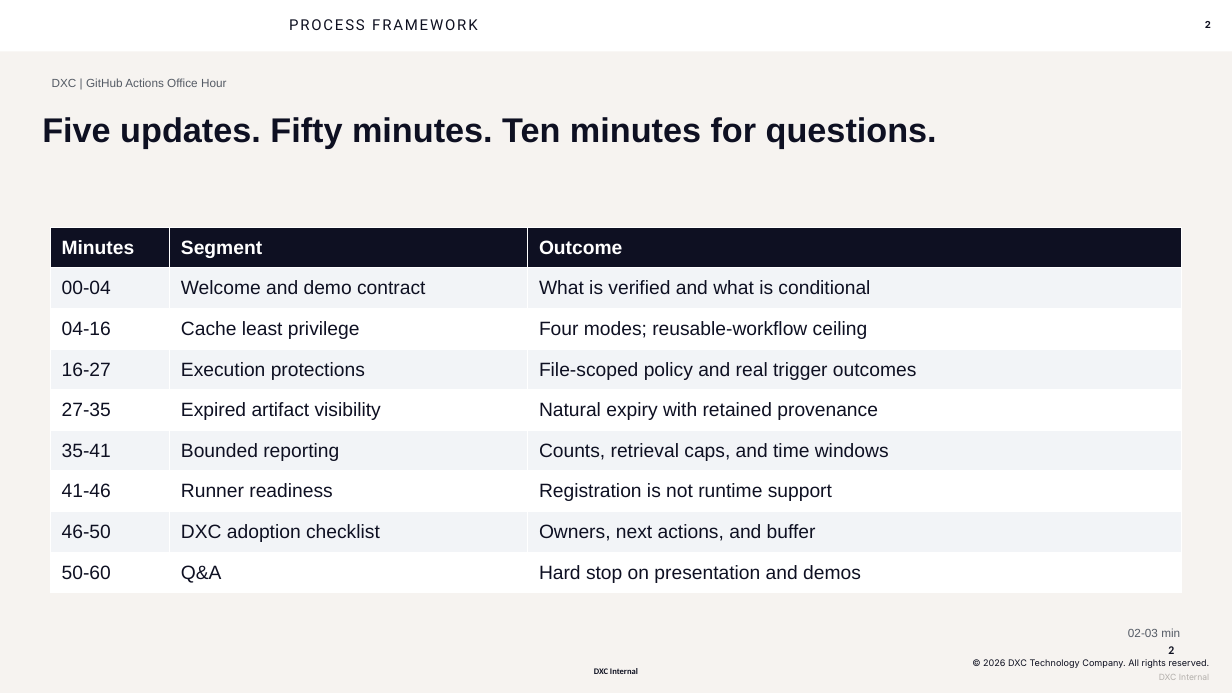
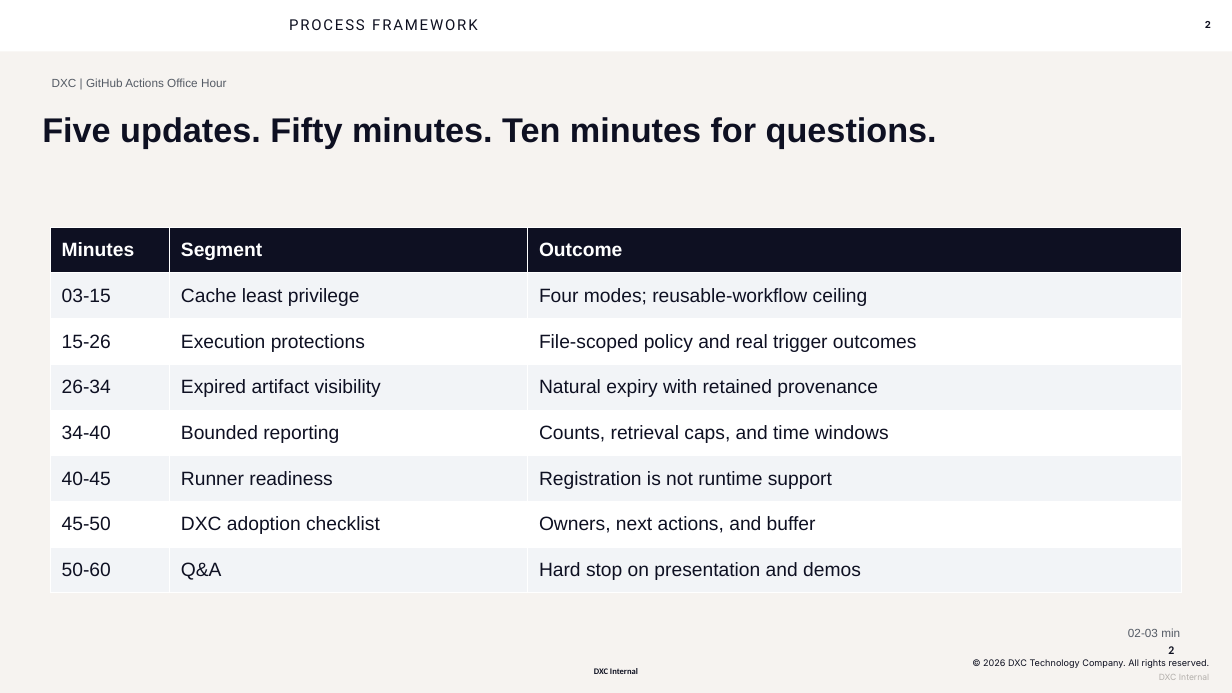
Before and after one commit to seandorsett/dxc-actions-office-hour, a slide deck: slide 2 of outputs/slides/dxc-actions-office-hour-2026-10-13.pptx. Drawn at 1232x693 pixels with LibreOffice and Linux fonts; fonts in the diff are those of the drawing; background and template pictures are left out. Boxes give left, top, right and bottom in pixels: in the first picture for what was removed or moved away, otherwise in the second. Text is boxed around its words. In the diff, an @@ line names an element or a change of style, - is before the commit and + after.

```diff
--- a/outputs/slides/dxc-actions-office-hour-2026-10-13.pptx
+++ b/outputs/slides/dxc-actions-office-hour-2026-10-13.pptx
@@ table at bbox=[50, 227, 1182, 593] @@
-row 2: 00-04 | Welcome and demo contract | What is verified and what is conditional
-row 3: 04-16 | Cache least privilege | Four modes; reusable-workflow ceiling
-row 4: 16-27 | Execution protections | File-scoped policy and real trigger outcomes
-row 5: 27-35 | Expired artifact visibility | Natural expiry with retained provenance
-row 6: 35-41 | Bounded reporting | Counts, retrieval caps, and time windows
-row 7: 41-46 | Runner readiness | Registration is not runtime support
-row 8: 46-50 | DXC adoption checklist | Owners, next actions, and buffer
+row 2: 03-15 | Cache least privilege | Four modes; reusable-workflow ceiling
+row 3: 15-26 | Execution protections | File-scoped policy and real trigger outcomes
+row 4: 26-34 | Expired artifact visibility | Natural expiry with retained provenance
+row 5: 34-40 | Bounded reporting | Counts, retrieval caps, and time windows
+row 6: 40-45 | Runner readiness | Registration is not runtime support
+row 7: 45-50 | DXC adoption checklist | Owners, next actions, and buffer
```
Also in this commit, not shown: 17 other slides changed, 1 slide removed, 7 other files.
